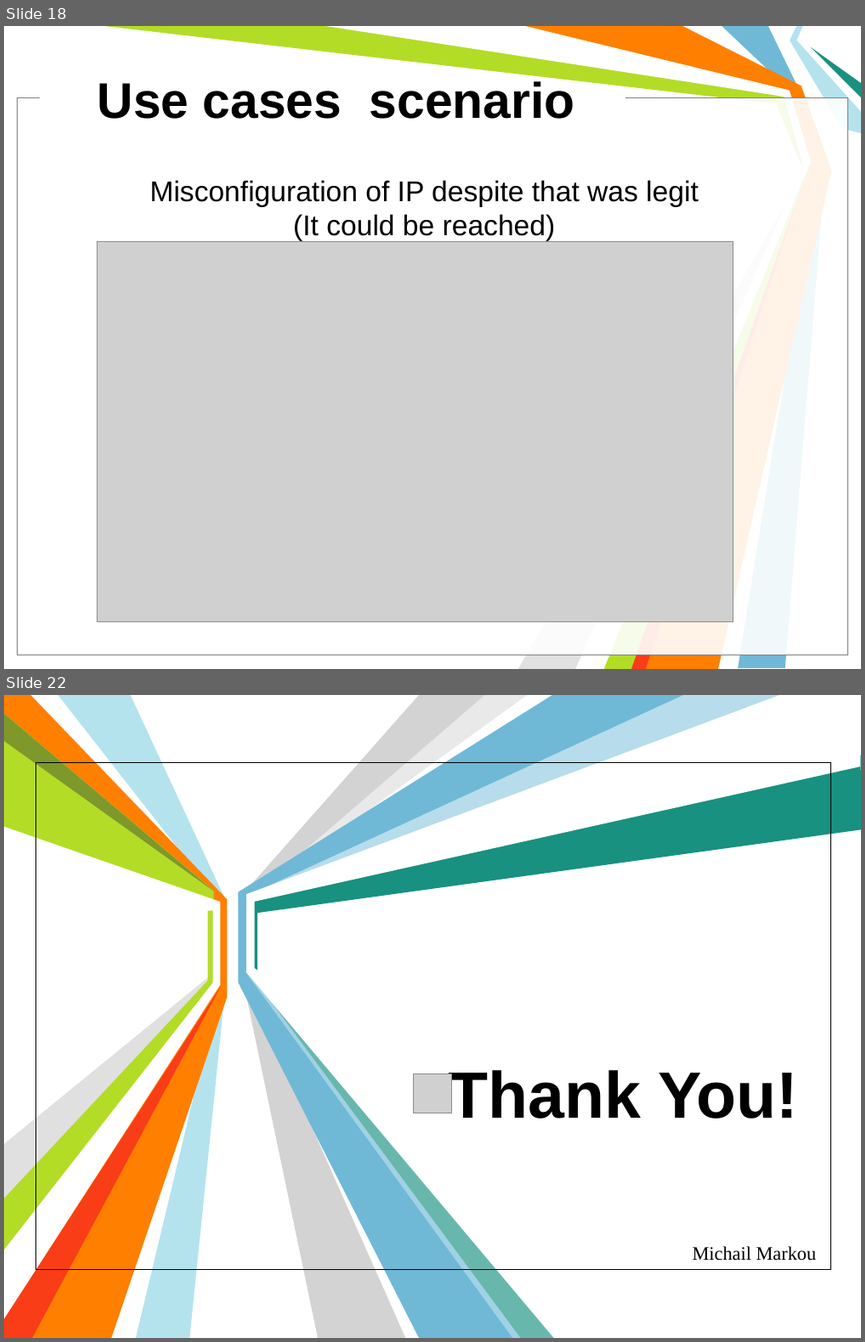
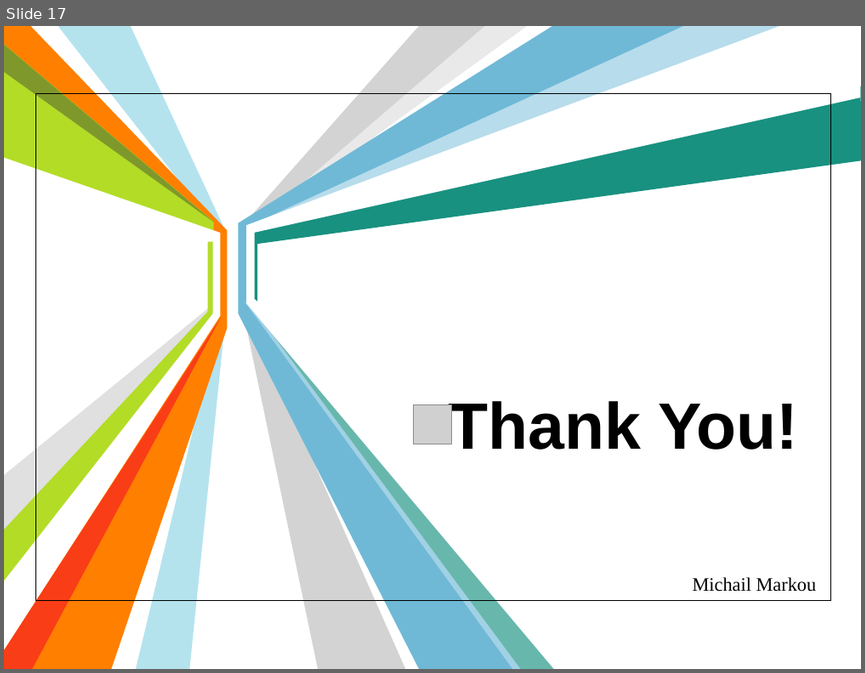
Before and after one commit to michailmarkou1995/BSc-Computer-Science-Projects, a slide deck: COMPUTER AND NETWORK SECURITY (CN6003)/Encryption_Tools_Presentation.pptx. Shown one above the other, each under a label of ours: slides 18 and 22 before the commit, slide 17 after it; the slides between them are not shown. The pictures are 865x1342 and 865x673 pixels, drawn with LibreOffice and Linux fonts; fonts in the diff are those of the drawing; grey boxes stand for pictures; background and template pictures are left out. Boxes give left, top, right and bottom in pixels: in the first picture for what was removed or moved away, otherwise in the second. Text is boxed around its words. In the diff, an @@ line names an element or a change of style, - is before the commit and + after.

```diff
--- a/COMPUTER AND NETWORK SECURITY (CN6003)/Encryption_Tools_Presentation.pptx
+++ b/COMPUTER AND NETWORK SECURITY (CN6003)/Encryption_Tools_Presentation.pptx
@@ slide 18 removed at (4,26,861,669), background #FFFFFF @@
@@ freeform shape removed at (104,26,812,669) @@
@@ freeform shape removed at (325,26,811,669) @@
@@ freeform shape removed at (525,26,831,669) @@
@@ freeform shape removed at (722,26,826,668) @@
@@ freeform shape removed at (789,26,861,133) @@
@@ freeform shape removed at (812,47,861,97) @@
@@ rectangle removed at (18,98,848,655) @@
@@ rectangle removed at (18,98,848,655) @@
@@ rectangle removed at (40,90,625,104) @@
@@ title removed at (98,78,575,119) @@
-Use cases scenario
@@ text removed at (150,180,698,241) @@
-Misconfiguration of IP despite that was legit
-(It could be reached)
@@ freeform shape removed at (518,181,798,669) @@
@@ freeform shape removed at (631,182,802,669) @@
@@ picture removed at (97,241,732,622) @@
@@ what was slide 22 is now slide 17 @@
```
Also in this commit, not shown: 2 slides changed, 13 slides added, 17 other slides removed.
